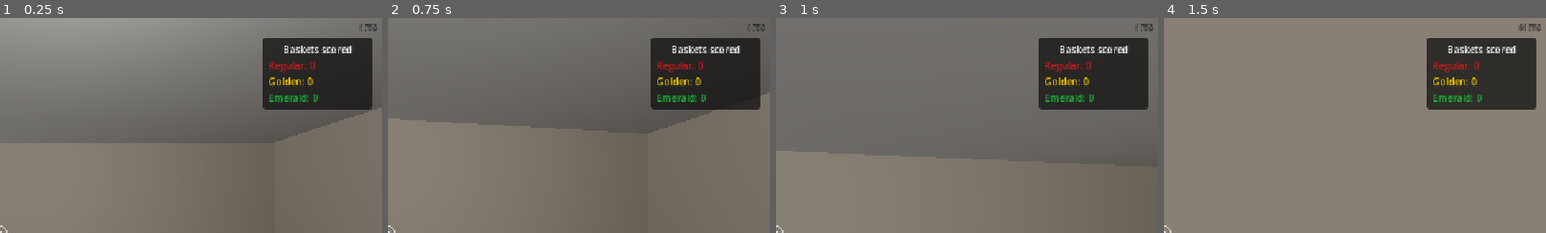
Above: before the commit, frames 1-4 (left to right).
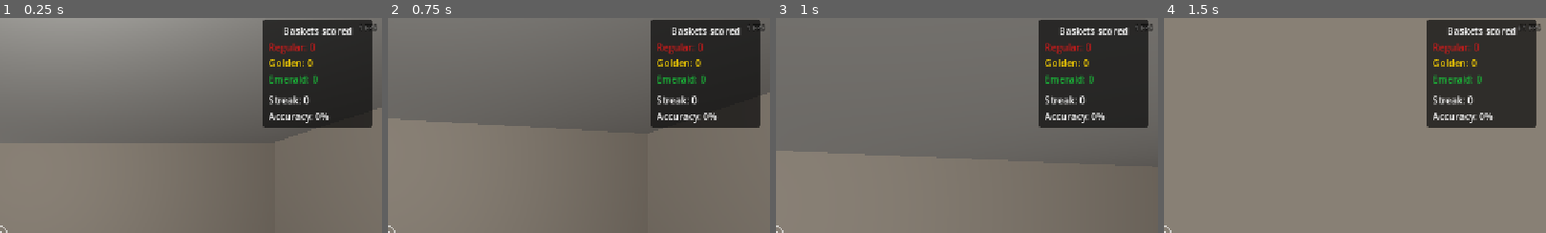
Above: after the commit, the same moments.

Repository: shoyguer/basketball-physics
Game: Godot game, scene res://scenes/room/room.tscn
Same seed, same stepped clock (60 frames per second), same inputs: the game is played once before the commit and once after it.
Inputs (mouse positions are % of the whole screen's width and height, from its top left):
- Up to frame 1 (0.25 s): no input
- Up to frame 2 (0.75 s): tap Enter at 0.5 s; move the mouse to (55, 50) at 0.52 s; hold W (move_forward) from 0.53 s (still down); hold E (interact) from 0.53 s (still down)
- Up to frame 3 (1 s): keep holding W (move_forward); keep holding E (interact); tap Space (jump) at 0.77 s; click (55, 50) at 0.8 s
- Up to frame 4 (1.5 s): keep holding W (move_forward); move the mouse to (45, 50) at 1.27 s; release E (interact) at 1.28 s; click (45, 50) at 1.35 s
The pictures show only the part of the screen within x 50-100%, y 0-50%; the shares and areas given below are measured in that part.

The runs differ from the first frame. In frame 1, 6.6% of the frame differs, in the area x 68-98%, y 0-52%; in frame 2, 6.6%; in frame 3, 6.6%; in frame 4, 6.6%.

Commit message:
Juicing up the game + added game mode selector

Diff:
--- a/src/autoloads/game_manager/game_manager.gd
+++ b/src/autoloads/game_manager/game_manager.gd
@@ -1,4 +1,135 @@
 extends Node
+## Manages game stats, streak tracking, and timed mode.
 
 
-@onready var viewport: SubViewport = $SubViewportContainer/Viewport
+#region Stats
+var total_shots_attempted: int = 0
+var total_shots_made: int = 0
+var current_streak: int = 0
+var best_streak: int = 0
+var accuracy: float = 0.0
+#endregion
+
+#region Timed Mode
+const DEFAULT_DURATION: float = 120.0
+var timed_mode_active: bool = false
+var timed_mode_duration: float = DEFAULT_DURATION
+var time_remaining: float = 0.0
+var timed_mode_score: int = 0
+var high_score: int = 0
+
+var _timer: Timer = null
+var _tick_timer: Timer = null
+#endregion
+
+
+## Set to true when a modal UI is open, preventing player movement and input.
+var ui_is_open: bool = false
+
+
+func _ready() -> void:
+	Signals.ball_scored.connect(_on_ball_scored)
+	Signals.shot_attempted.connect(_on_shot_attempted)
+
+
+func _on_shot_attempted() -> void:
+	total_shots_attempted += 1
+	_update_accuracy()
+
+
+func _on_ball_scored(_ball_type: int, _distance_zone: int) -> void:
+	total_shots_made += 1
+	current_streak += 1
+	if current_streak > best_streak:
+		best_streak = current_streak
+
+	_update_accuracy()
+	Signals.streak_changed.emit(current_streak)
+
+	if timed_mode_active:
+		timed_mode_score += 1
+
+
+## Call this when a shot misses (ball hits ground or goes out of bounds without scoring)
+func break_streak() -> void:
+	if current_streak > 0:
+		current_streak = 0
+		Signals.streak_changed.emit(0)
+
+func _update_accuracy() -> void:
+	if total_shots_attempted > 0:
+		accuracy = (float(total_shots_made) / float(total_shots_attempted)) * 100.0
+	else:
+		accuracy = 0.0
+	Signals.accuracy_changed.emit(accuracy)
+
+## Starts a timed mode session with the given duration in seconds.
+func start_timed_mode(duration: float = DEFAULT_DURATION) -> void:
+	if timed_mode_active: return
+
+	timed_mode_duration = duration
+	time_remaining = duration
+	timed_mode_score = 0
+	timed_mode_active = true
+
+	total_shots_attempted = 0
+	total_shots_made = 0
+	current_streak = 0
+	accuracy = 0.0
+	Signals.streak_changed.emit(0)
+	Signals.accuracy_changed.emit(0.0)
+
+	_timer = Timer.new()
+	_timer.one_shot = true
+	_timer.wait_time = duration
+	_timer.timeout.connect(_end_timed_mode)
+	add_child(_timer)
+	_timer.start()
+
+	_tick_timer = Timer.new()
+	_tick_timer.one_shot = false
+	_tick_timer.wait_time = 1.0
+	_tick_timer.timeout.connect(_on_tick)
+	add_child(_tick_timer)
+	_tick_timer.start()
+
+	Signals.timed_mode_started.emit(duration)
+
+
+func _on_tick() -> void:
+	time_remaining -= 1.0
+	Signals.timed_mode_tick.emit(time_remaining)
+
+	if time_remaining <= 0:
+		_tick_timer.stop()
+		_tick_timer.queue_free()
+		_tick_timer = null
+
+
+func _end_timed_mode() -> void:
+	timed_mode_active = false
+	if timed_mode_score > high_score:
+		high_score = timed_mode_score
+	Signals.timed_mode_ended.emit(timed_mode_score)
+
+
+func stop_timed_mode() -> void:
+	if _timer:
+		_timer.stop()
+		_timer.queue_free()
+		_timer = null
+	if _tick_timer:
+		_tick_timer.stop()
+		_tick_timer.queue_free()
+		_tick_timer = null
+	_end_timed_mode()
+
+
+## Resets all stats (for new game)
+func reset_stats() -> void:
+	total_shots_attempted = 0
+	total_shots_made = 0
+	current_streak = 0
+	accuracy = 0.0
+	Signals.streak_changed.emit(0)
+	Signals.accuracy_changed.emit(0.0)
--- a/src/autoloads/game_manager/game_manager.tscn
+++ b/src/autoloads/game_manager/game_manager.tscn
@@ -4,21 +4,3 @@
 
 [node name="GameManager" type="Node" unique_id=671145612]
 script = ExtResource("1_lycnq")
-
-[node name="SubViewportContainer" type="SubViewportContainer" parent="." unique_id=1040294532]
-anchors_preset = 15
-anchor_right = 1.0
-anchor_bottom = 1.0
-grow_horizontal = 2
-grow_vertical = 2
-stretch = true
-
-[node name="Viewport" type="SubViewport" parent="SubViewportContainer" unique_id=1800510012]
-handle_input_locally = false
-canvas_item_default_texture_filter = 0
-physics_object_picking = true
-oversampling = false
-size = Vector2i(1280, 720)
-size_2d_override = Vector2i(1280, 720)
-size_2d_override_stretch = true
-render_target_update_mode = 4
--- a/src/autoloads/signals.gd
+++ b/src/autoloads/signals.gd
@@ -9,3 +9,27 @@
 ## distance_zone is 1 (close), 2 (mid), or 3 (far).
 @warning_ignore("unused_signal")
 signal ball_scored(ball_type: int, distance_zone: int)
+
+## Emitted when a shot is attempted (ball launched).
+@warning_ignore("unused_signal")
+signal shot_attempted()
+
+## Emitted when streak changes.
+@warning_ignore("unused_signal")
+signal streak_changed(streak: int)
+
+## Emitted when accuracy changes (value 0-100).
+@warning_ignore("unused_signal")
+signal accuracy_changed(accuracy: float)
+
+## Emitted when timed mode state changes.
+@warning_ignore("unused_signal")
+signal timed_mode_started(duration: float)
+
+## Emitted each second during timed mode.
+@warning_ignore("unused_signal")
+signal timed_mode_tick(time_left: float)
+
+## Emitted when timed mode ends.
+@warning_ignore("unused_signal")
+signal timed_mode_ended(final_score: int)
--- a/src/project.godot
+++ b/src/project.godot
@@ -25,6 +25,7 @@
 Global="*res://autoloads/global.gd"
 Signals="*res://autoloads/signals.gd"
 Overlay="*res://autoloads/overlay/overlay.tscn"
+GameManager="*res://autoloads/game_manager/game_manager.tscn"
 
 [display]
 
--- a/src/scenes/basketball_hoop/basketball_hoop.gd
+++ b/src/scenes/basketball_hoop/basketball_hoop.gd
@@ -6,6 +6,8 @@
 ## to become a candidate, then pass through BottomZone to confirm the score.
 ## Reaching [constant GOLDEN_SCORE] spawns a golden ball reward.
 ## Reaching [constant EMERALD_SCORE] spawns an emerald ball reward.
+
+
 
 
 ## Points needed to earn the golden ball reward.
@@ -34,6 +36,7 @@
 @onready var _score_label: Label3D = $ScoreLabel
 @onready var _top_zone: Area3D = $TopZone
 @onready var _bottom_zone: Area3D = $BottomZone
+@onready var _score_vfx: ParticleBurst = $ScoreVFX
 
 
 func _ready() -> void:
@@ -75,6 +78,8 @@
 	_update_label()
 
 	Signals.ball_scored.emit(pb.ball_type, distance_zone)
+
+	_spawn_score_vfx()
 
 	get_tree().create_timer(SCORE_COOLDOWN).timeout.connect(_clear_recent.bind(pb))
 
@@ -136,3 +141,8 @@
 	elif z <= NEAR_SHOT_Z:
 		return 2
 	return 3
+
+
+## Triggers the score VFX particle burst.
+func _spawn_score_vfx() -> void:
+	_score_vfx.play()
--- a/src/scenes/basketball_hoop/basketball_hoop.tscn
+++ b/src/scenes/basketball_hoop/basketball_hoop.tscn
@@ -1,6 +1,7 @@
 [gd_scene format=3 uid="uid://btdp6sq8v6yln"]
 
 [ext_resource type="Script" uid="uid://dxpep6gj8l5d7" path="res://scenes/basketball_hoop/basketball_hoop.gd" id="1_hoop"]
+[ext_resource type="PackedScene" uid="uid://b1mqmd3lk6c5f" path="res://scenes/vfx/particle_burst.tscn" id="2_vfx"]
 
 [sub_resource type="StandardMaterial3D" id="Mat_post"]
 albedo_color = Color(0.3, 0.3, 0.3, 1)
@@ -71,3 +72,6 @@
 modulate = Color(1, 1, 0.2, 1)
 text = "Score: 0 / 10"
 font_size = 80
+
+[node name="ScoreVFX" parent="." unique_id=1291928525 instance=ExtResource("2_vfx")]
+transform = Transform3D(1, 0, 0, 0, 1, 0, 0, 0, 1, 0, 2.074011, 0.35)
--- /dev/null
+++ b/src/scenes/mode_selector/mode_selector.gd
@@ -0,0 +1,62 @@
+extends Node3D
+## Interactable game mode selector console for Room 2.
+##
+## Allows the player to switch between Free Play and Timed Challenge modes.
+## Displays the current mode on a 3D label above the console.
+
+
+## Scene containing the mode selection UI popup.
+const MODE_UI_SCENE: PackedScene = preload("res://ui/mode_selection_ui.tscn")
+
+
+var _highlight := InteractableHelper.new()
+var _current_mode: int = 0
+var _modes: Array[String] = ["Free Play", "Timed Challenge (120s)"]
+var _mode_ui: CanvasLayer = null
+
+@onready var _label3d: Label3D = $Label3D
+
+
+func _ready() -> void:
+	if not Engine.is_editor_hint():
+		_highlight.setup(self, "[E] Select Mode")
+		_update_label()
+
+		_mode_ui = MODE_UI_SCENE.instantiate()
+		_mode_ui.get_node("Control").mode_selected.connect(_on_mode_selected)
+		get_tree().root.call_deferred("add_child", _mode_ui)
+
+
+## Handles interaction by showing the mode selection UI.
+func interact() -> void:
+	if _mode_ui and not _mode_ui.get_node("Control").visible:
+		_mode_ui.get_node("Control").show_ui()
+
+
+## Handles mode selection by updating the label and starting/stopping timed mode.
+func _on_mode_selected(mode_index: int) -> void:
+	_current_mode = mode_index
+	_update_label()
+
+	match _current_mode:
+		0:
+			if GameManager.timed_mode_active:
+				GameManager.stop_timed_mode()
+		1:
+			if not GameManager.timed_mode_active:
+				GameManager.start_timed_mode(120.0)
+
+
+## Updates the 3D label to show the current mode name.
+func _update_label() -> void:
+	_label3d.text = _modes[_current_mode]
+
+
+## Shows the interaction highlight.
+func show_highlight() -> void:
+	_highlight.show_highlight()
+
+
+## Hides the interaction highlight.
+func hide_highlight() -> void:
+	_highlight.hide_highlight()
--- /dev/null
+++ b/src/scenes/mode_selector/mode_selector.tscn
@@ -0,0 +1,37 @@
+[gd_scene format=3 uid="uid://dp600sbaedvi3"]
+
+[ext_resource type="Script" uid="uid://bwgbf7finst2t" path="res://scenes/mode_selector/mode_selector.gd" id="1_script"]
+
+[sub_resource type="StandardMaterial3D" id="Mat_console"]
+albedo_color = Color(0.2, 0.25, 0.3, 1)
+
+[sub_resource type="StandardMaterial3D" id="StandardMaterial3D_l0bim"]
+albedo_color = Color(0.042399995, 0.061199997, 0.08, 1)
+
+[sub_resource type="BoxShape3D" id="BoxShape_console"]
+size = Vector3(1.2675781, 1.4347656, 0.4)
+
+[node name="ModeSelector" type="StaticBody3D" unique_id=728998644]
+script = ExtResource("1_script")
+
+[node name="Console" type="CSGBox3D" parent="." unique_id=1585090139]
+transform = Transform3D(1, 0, 0, 0, 1, 0, 0, 0, 1, 0, 0.22033691, 0)
+use_collision = true
+size = Vector3(1.2685547, 1.4406738, 0.4)
+material = SubResource("Mat_console")
+
+[node name="Screen" type="CSGBox3D" parent="." unique_id=378048261]
+transform = Transform3D(1, 0, 0, 0, 1, 0, 0, 0, 1, 0, 0.6110973, 0.21)
+size = Vector3(1.201416, 0.61101073, 0.05)
+material = SubResource("StandardMaterial3D_l0bim")
+
+[node name="CollisionShape3D" type="CollisionShape3D" parent="." unique_id=1525192276]
+transform = Transform3D(1, 0, 0, 0, 1, 0, 0, 0, 1, 0, 0.22305173, 0)
+shape = SubResource("BoxShape_console")
+
+[node name="Label3D" type="Label3D" parent="." unique_id=1364683792]
+transform = Transform3D(1, 0, 0, 0, 1, 0, 0, 0, 1, 0, 0.6313693, 0.25)
+pixel_size = 0.002
+text = "Free Play"
+font_size = 48
+outline_size = 2
--- a/src/scenes/objects/ball/physics_ball.gd
+++ b/src/scenes/objects/ball/physics_ball.gd
@@ -30,6 +30,14 @@
 	if not Engine.is_editor_hint():
 		launch_position = global_position
 		_highlight.setup(self, "[E] Grab")
+		body_entered.connect(_on_body_entered)
+
+
+func _on_body_entered(body: Node) -> void:
+	# Break streak if ball hits floor with significant velocity
+	if body.is_in_group("floor") or body.name == "Floor":
+		if linear_velocity.length() > 1.0:
+			GameManager.break_streak()
 
 
 ## Updates collision and mesh to match [member ball_radius].
--- a/src/scenes/player/player.gd
+++ b/src/scenes/player/player.gd
@@ -70,8 +70,8 @@
 
 
 func _input(event: InputEvent) -> void:
-	# For web builds, because the game will start with mouse uncaptured,
-	# but we still want to allow clicking to capture and start playing without needing to press a key.
+	if GameManager.ui_is_open: return
+
 	if event is InputEventMouseButton and event.pressed:
 		if Input.get_mouse_mode() != Input.MOUSE_MODE_CAPTURED:
 			Input.set_mouse_mode(Input.MOUSE_MODE_CAPTURED)
@@ -91,6 +91,8 @@
 
 
 func _physics_process(delta: float) -> void:
+	if GameManager.ui_is_open: return
+
 	_apply_gravity(delta)
 	_handle_jump()
 	_handle_movement()
@@ -251,6 +253,9 @@
 
 	_drop_held_object()
 	body.apply_central_impulse(launch_dir * force)
+
+	# Track shot attempt
+	Signals.shot_attempted.emit()
 
 
 ## Applies an impulse to any rigid body the player walks into.
--- a/src/scenes/player/player.tscn
+++ b/src/scenes/player/player.tscn
@@ -19,6 +19,7 @@
 transform = Transform3D(1, 0, 0, 0, 1, 0, 0, 0, 1, 0, 1.6, 0)
 
 [node name="Camera3D" type="Camera3D" parent="CameraPivot" unique_id=616312439]
+current = true
 
 [node name="InteractRay" type="RayCast3D" parent="CameraPivot/Camera3D" unique_id=1443881270]
 target_position = Vector3(0, 0, -3)
--- a/src/scenes/room/room.tscn
+++ b/src/scenes/room/room.tscn
@@ -6,6 +6,7 @@
 [ext_resource type="PackedScene" uid="uid://c3lurj1bfpdm" path="res://scenes/door/door.tscn" id="4_door"]
 [ext_resource type="PackedScene" uid="uid://btdp6sq8v6yln" path="res://scenes/basketball_hoop/basketball_hoop.tscn" id="5_hoop"]
 [ext_resource type="PackedScene" uid="uid://e7sofyruoq6o" path="res://scenes/player/player.tscn" id="6_w7vtx"]
+[ext_resource type="PackedScene" uid="uid://dp600sbaedvi3" path="res://scenes/mode_selector/mode_selector.tscn" id="7_mode"]
 
 [sub_resource type="Environment" id="Env_room"]
 background_mode = 1
@@ -337,3 +338,6 @@
 
 [node name="GoldenBallSpawn" type="Marker3D" parent="Room2" unique_id=26044892]
 transform = Transform3D(1, 0, 0, 0, 1, 0, 0, 0, 1, 0, 1.5, 0)
+
+[node name="ModeSelector" parent="Room2" unique_id=999999010 instance=ExtResource("7_mode")]
+transform = Transform3D(-4.371139e-08, 0, -1, 0, 1, 0, 1, 0, -4.371139e-08, 1.9687545, 0.6, -10)
--- /dev/null
+++ b/src/scenes/vfx/particle_burst.gd
@@ -0,0 +1,28 @@
+class_name ParticleBurst
+extends Node3D
+## A reusable glowing particle burst effect for scoring feedback.
+##
+## Pre-positioned in the hoop scene and triggered via [method play]
+## when a successful shot is made. Restarts particle emission and light flash.
+
+
+@onready var _particles: CPUParticles3D = $CPUParticles3D
+
+
+func _ready() -> void:
+	_particles.emitting = false
+
+
+## Triggers the particle burst and light flash effect.
+func play() -> void:
+	_particles.restart()
+
+	var light := OmniLight3D.new()
+	light.light_color = Color(1, 0.8, 0.2)
+	light.light_energy = 0.8
+	light.omni_range = 2.0
+	add_child(light)
+
+	var tween := create_tween()
+	tween.tween_property(light, "light_energy", 0.0, 0.3)
+	tween.finished.connect(light.queue_free)
--- /dev/null
+++ b/src/scenes/vfx/particle_burst.tscn
@@ -0,0 +1,49 @@
+[gd_scene format=3 uid="uid://b1mqmd3lk6c5f"]
+
+[ext_resource type="Script" uid="uid://fn5pkl5duk4x" path="res://scenes/vfx/particle_burst.gd" id="1_burst"]
+
+[sub_resource type="StandardMaterial3D" id="StandardMaterial3D_burst"]
+albedo_color = Color(1, 0.8, 0.1, 1)
+roughness = 0.4
+emission_enabled = true
+emission = Color(1, 0.6, 0, 1)
+emission_energy_multiplier = 3.0
+
+[sub_resource type="SphereMesh" id="SphereMesh_burst"]
+material = SubResource("StandardMaterial3D_burst")
+radius = 0.12
+height = 0.24
+radial_segments = 6
+rings = 4
+
+[sub_resource type="Curve" id="Curve_scale"]
+_data = [Vector2(0, 0), 0.0, 0.0, 0, 0, Vector2(0, 0), 0.0, 0.0, 0, 0, Vector2(0, 0), 0.0, 0.0, 0, 0]
+point_count = 3
+
+[sub_resource type="Gradient" id="Gradient_color"]
+offsets = PackedFloat32Array(0, 0, 1)
+colors = PackedColorArray(1, 0.9, 0.3, 1, 1, 0.2, 0, 0, 1, 0.5, 0, 1)
+
+[node name="ParticleBurst" type="Node3D" unique_id=1951357719]
+script = ExtResource("1_burst")
+
+[node name="CPUParticles3D" type="CPUParticles3D" parent="." unique_id=66012819]
+emitting = false
+amount = 100
+one_shot = true
+explosiveness = 1.0
+mesh = SubResource("SphereMesh_burst")
+emission_shape = 1
+emission_sphere_radius = 0.3
+direction = Vector3(0, 1, 0)
+spread = 180.0
+gravity = Vector3(0, -4, 0)
+initial_velocity_min = 2.0
+initial_velocity_max = 6.0
+angular_velocity_min = -180.0
+angular_velocity_max = 180.0
+scale_amount_min = 0.2
+scale_amount_max = 0.5
+scale_amount_curve = SubResource("Curve_scale")
+color = Color(1, 0.9, 0.2, 1)
+color_ramp = SubResource("Gradient_color")
--- /dev/null
+++ b/src/ui/mode_selection_ui.gd
@@ -0,0 +1,104 @@
+class_name ModeSelectionUI
+extends Control
+## Popup UI for selecting game mode.
+##
+## Displays a modal panel with buttons for each available game mode.
+## When a mode is selected, starts a countdown before emitting the selection signal.
+
+
+## Emitted when a game mode is selected after the countdown completes.
+signal mode_selected(mode_index: int)
+
+
+## Duration of the countdown before starting the selected mode.
+const COUNTDOWN_DURATION: float = 3.0
+
+
+var _selected_mode: int = -1
+var _countdown: float = 0.0
+var _modes: Array[String] = ["Free Play", "Timed Challenge (120s)"]
+
+@onready var _panel: PanelContainer = $Panel
+@onready var _mode_buttons: VBoxContainer = $Panel/VBox/ModeButtons
+@onready var _countdown_label: Label = $Panel/VBox/CountdownLabel
+@onready var _timer: Timer = $Timer
+
+
+func _ready() -> void:
+	mouse_filter = MOUSE_FILTER_STOP
+	hide()
+	_create_mode_buttons()
+	Signals.timed_mode_started.connect(_on_timed_mode_started)
+
+
+func _input(event: InputEvent) -> void:
+	if visible and event.is_action_pressed("ui_cancel"):
+		_timer.stop()
+		if _timer.timeout.is_connected(_on_countdown_tick):
+			_timer.timeout.disconnect(_on_countdown_tick)
+		hide()
+		GameManager.ui_is_open = false
+		Input.set_mouse_mode(Input.MOUSE_MODE_CAPTURED)
+
+
+## Shows the mode selection UI and enables mouse interaction.
+func show_ui() -> void:
+	_selected_mode = -1
+	_countdown_label.hide()
+	_panel.show()
+	show()
+	Input.set_mouse_mode(Input.MOUSE_MODE_VISIBLE)
+	GameManager.ui_is_open = true
+
+	for btn: Button in _mode_buttons.get_children():
+		btn.disabled = false
+
+
+func _create_mode_buttons() -> void:
+	for i: int in _modes.size():
+		var btn := Button.new()
+		btn.text = _modes[i]
+		btn.add_theme_font_size_override("font_size", 32)
+		btn.pressed.connect(_on_mode_button_pressed.bind(i))
+		_mode_buttons.add_child(btn)
+
+
+## Handles mode button press by starting the selection countdown.
+func _on_mode_button_pressed(mode_index: int) -> void:
+	_selected_mode = mode_index
+
+	for btn: Button in _mode_buttons.get_children():
+		btn.disabled = true
+
+	_countdown = COUNTDOWN_DURATION
+	_countdown_label.text = "Starting in %.0f..." % _countdown
+	_countdown_label.show()
+
+	_timer.wait_time = 1.0
+	_timer.start()
+	_timer.timeout.connect(_on_countdown_tick)
+
+
+## Updates the countdown each tick and starts the mode when reaching zero.
+func _on_countdown_tick() -> void:
+	_countdown -= 1.0
+
+	if _countdown <= 0:
+		_timer.stop()
+		_timer.timeout.disconnect(_on_countdown_tick)
+		_countdown_label.text = "Starting now!"
+
+		mode_selected.emit(_selected_mode)
+		hide()
+		GameManager.ui_is_open = false
+		Input.set_mouse_mode(Input.MOUSE_MODE_CAPTURED)
+	else:
+		_countdown_label.text = "Starting in %.0f..." % _countdown
+
+
+## Closes the UI if timed mode starts externally.
+func _on_timed_mode_started(_duration: float) -> void:
+	if visible:
+		hide()
+		GameManager.ui_is_open = false
+		Input.set_mouse_mode(Input.MOUSE_MODE_CAPTURED)
--- /dev/null
+++ b/src/ui/mode_selection_ui.tscn
@@ -0,0 +1,80 @@
+[gd_scene format=3 uid="uid://dp600sbaj3vi3"]
+
+[ext_resource type="Script" uid="uid://duf4pedt3eaco" path="res://ui/mode_selection_ui.gd" id="1_script"]
+
+[sub_resource type="StyleBoxFlat" id="StyleBoxFlat_bgkte"]
+content_margin_left = 0.0
+content_margin_top = 0.0
+content_margin_right = 0.0
+content_margin_bottom = 0.0
+bg_color = Color(0, 0, 0, 0.627451)
+corner_radius_top_left = 3
+corner_radius_top_right = 3
+corner_radius_bottom_right = 3
+corner_radius_bottom_left = 3
+corner_detail = 5
+
+[node name="ModeSelectionUI" type="CanvasLayer" unique_id=1377177535]
+layer = 100
+follow_viewport_enabled = false
+
+[node name="Control" type="Control" parent="." unique_id=1377177536]
+layout_mode = 3
+anchors_preset = 15
+anchor_right = 1.0
+anchor_bottom = 1.0
+grow_horizontal = 2
+grow_vertical = 2
+top_level = true
+script = ExtResource("1_script")
+
+[node name="Panel" type="PanelContainer" parent="Control" unique_id=308261325]
+layout_mode = 1
+anchors_preset = 8
+anchor_left = 0.5
+anchor_top = 0.5
+anchor_right = 0.5
+anchor_bottom = 0.5
+offset_left = -250.0
+offset_top = -150.0
+offset_right = 250.0
+offset_bottom = 150.0
+grow_horizontal = 2
+grow_vertical = 2
+theme_override_styles/panel = SubResource("StyleBoxFlat_bgkte")
+
+[node name="VBox" type="VBoxContainer" parent="Control/Panel" unique_id=1089433635]
+layout_mode = 2
+theme_override_constants/separation = 10
+alignment = 1
+
+[node name="Title" type="Label" parent="Control/Panel/VBox" unique_id=516875252]
+layout_mode = 2
+theme_override_font_sizes/font_size = 48
+text = "Select Game Mode"
+horizontal_alignment = 1
+
+[node name="ModeButtons" type="VBoxContainer" parent="Control/Panel/VBox" unique_id=2047082761]
+layout_mode = 2
+theme_override_constants/separation = 8
+
+[node name="CountdownLabel" type="Label" parent="Control/Panel/VBox" unique_id=1263097170]
+layout_mode = 2
+theme_override_colors/font_color = Color(1, 0.5, 0, 1)
+theme_override_font_sizes/font_size = 36
+text = "Starting in 3..."
+horizontal_alignment = 1
+
+[node name="Timer" type="Timer" parent="Control" unique_id=1922462786]
+process_callback = 0
+
+[node name="ColorRect" type="ColorRect" parent="Control" unique_id=429858826]
+z_index = -1
+layout_mode = 1
+anchors_preset = 15
+anchor_right = 1.0
+anchor_bottom = 1.0
+grow_horizontal = 2
+grow_vertical = 2
+mouse_filter = 2
+color = Color(0, 0, 0, 0.7529412)
--- a/src/ui/score_hud.gd
+++ b/src/ui/score_hud.gd
@@ -1,10 +1,6 @@
 class_name ScoreHUD
 extends Control
-## Top-right HUD panel showing how many of each ball type the player has scored.
-##
-## Each label is a plain counter (+1 per ball). The actual point total
-## (distance × multiplier) is tracked by the hoop's own ScoreLabel.
-## All three labels are always visible regardless of the throw-strength UI.
+## Top-right HUD panel showing stats: ball counts, streak, accuracy, and timed mode.
 
 
 var _regular_count: int = 0
@@ -14,11 +10,22 @@
 @onready var _regular_label: Label = $Panel/VBox/Regular
 @onready var _golden_label: Label = $Panel/VBox/Golden
 @onready var _emerald_label: Label = $Panel/VBox/Emerald
+@onready var _streak_label: Label = $Panel/VBox/Streak
+@onready var _accuracy_label: Label = $Panel/VBox/Accuracy
+@onready var _timed_panel: PanelContainer = $TimedPanel
+@onready var _time_label: Label = $TimedPanel/VBox/TimeLabel
+@onready var _timed_score_label: Label = $TimedPanel/VBox/TimedScore
 
 
 func _ready() -> void:
 	Signals.ball_scored.connect(_on_ball_scored)
+	Signals.streak_changed.connect(_on_streak_changed)
+	Signals.accuracy_changed.connect(_on_accuracy_changed)
+	Signals.timed_mode_started.connect(_on_timed_mode_started)
+	Signals.timed_mode_tick.connect(_on_timed_mode_tick)
+	Signals.timed_mode_ended.connect(_on_timed_mode_ended)
 	_update_labels()
+	_timed_panel.hide()
 
 
 ## Increments the counter for the ball type that just scored.
@@ -33,6 +40,40 @@
 	_update_labels()
 
 
+func _on_streak_changed(streak: int) -> void:
+	_streak_label.text = "Streak: %d" % streak
+	# Highlight streak with color
+	if streak >= 5:
+		_streak_label.modulate = Color(1, 0.5, 0, 1)  # Orange
+	elif streak >= 3:
+		_streak_label.modulate = Color(1, 0.84, 0, 1)  # Gold
+	else:
+		_streak_label.modulate = Color(1, 1, 1, 1)  # White
+
+
+func _on_accuracy_changed(accuracy: float) -> void:
+	_accuracy_label.text = "Accuracy: %.0f%%" % accuracy
+
+
+func _on_timed_mode_started(_duration: float) -> void:
+	_timed_panel.show()
+	_regular_count = 0
+	_golden_count = 0
+	_emerald_count = 0
+	_update_labels()
+
+
+func _on_timed_mode_tick(time_left: float) -> void:
+	_time_label.text = "Time: %.0f" % time_left
+	_timed_score_label.text = "Score: %d" % GameManager.timed_mode_score
+
+
+func _on_timed_mode_ended(final_score: int) -> void:
+	_timed_panel.hide()
+	# Show a brief summary - this could be expanded to a full modal
+	print("Timed mode ended! Final score: %d (High: %d)" % [final_score, GameManager.high_score])
+
+
 func _update_labels() -> void:
 	_regular_label.text = "Regular: %d" % _regular_count
 	_golden_label.text = "Golden: %d" % _golden_count
--- a/src/ui/score_hud.tscn
+++ b/src/ui/score_hud.tscn
@@ -61,3 +61,44 @@
 layout_mode = 2
 theme_override_colors/font_color = Color(0.1, 0.72, 0.22, 1)
 text = "Emerald: 0"
+
+[node name="HSeparator" type="HSeparator" parent="Panel/VBox" unique_id=999999001]
+layout_mode = 2
+
+[node name="Streak" type="Label" parent="Panel/VBox" unique_id=999999002]
+layout_mode = 2
+text = "Streak: 0"
+
+[node name="Accuracy" type="Label" parent="Panel/VBox" unique_id=999999003]
+layout_mode = 2
+text = "Accuracy: 0%"
+
+[node name="TimedPanel" type="PanelContainer" parent="." unique_id=999999004]
+layout_mode = 1
+anchors_preset = 1
+anchor_left = 1.0
+anchor_right = 1.0
+offset_left = -170.0
+offset_top = 200.0
+offset_right = -16.0
+offset_bottom = 290.0
+grow_horizontal = 0
+theme_override_styles/panel = SubResource("StyleBoxFlat_panel")
+
+[node name="VBox" type="VBoxContainer" parent="TimedPanel" unique_id=999999005]
+layout_mode = 2
+theme_override_constants/separation = 4
+
+[node name="Label" type="Label" parent="TimedPanel/VBox" unique_id=999999006]
+layout_mode = 2
+text = "TIMED MODE"
+horizontal_alignment = 1
+theme_override_colors/font_color = Color(1, 0.5, 0, 1)
+
+[node name="TimeLabel" type="Label" parent="TimedPanel/VBox" unique_id=999999007]
+layout_mode = 2
+text = "Time: 60"
+
+[node name="TimedScore" type="Label" parent="TimedPanel/VBox" unique_id=999999008]
+layout_mode = 2
+text = "Score: 0"
Not shown, added: src/scenes/mode_selector/mode_selector.gd.uid
Not shown, added: src/scenes/vfx/particle_burst.gd.uid
Not shown, added: src/ui/mode_selection_ui.gd.uid
